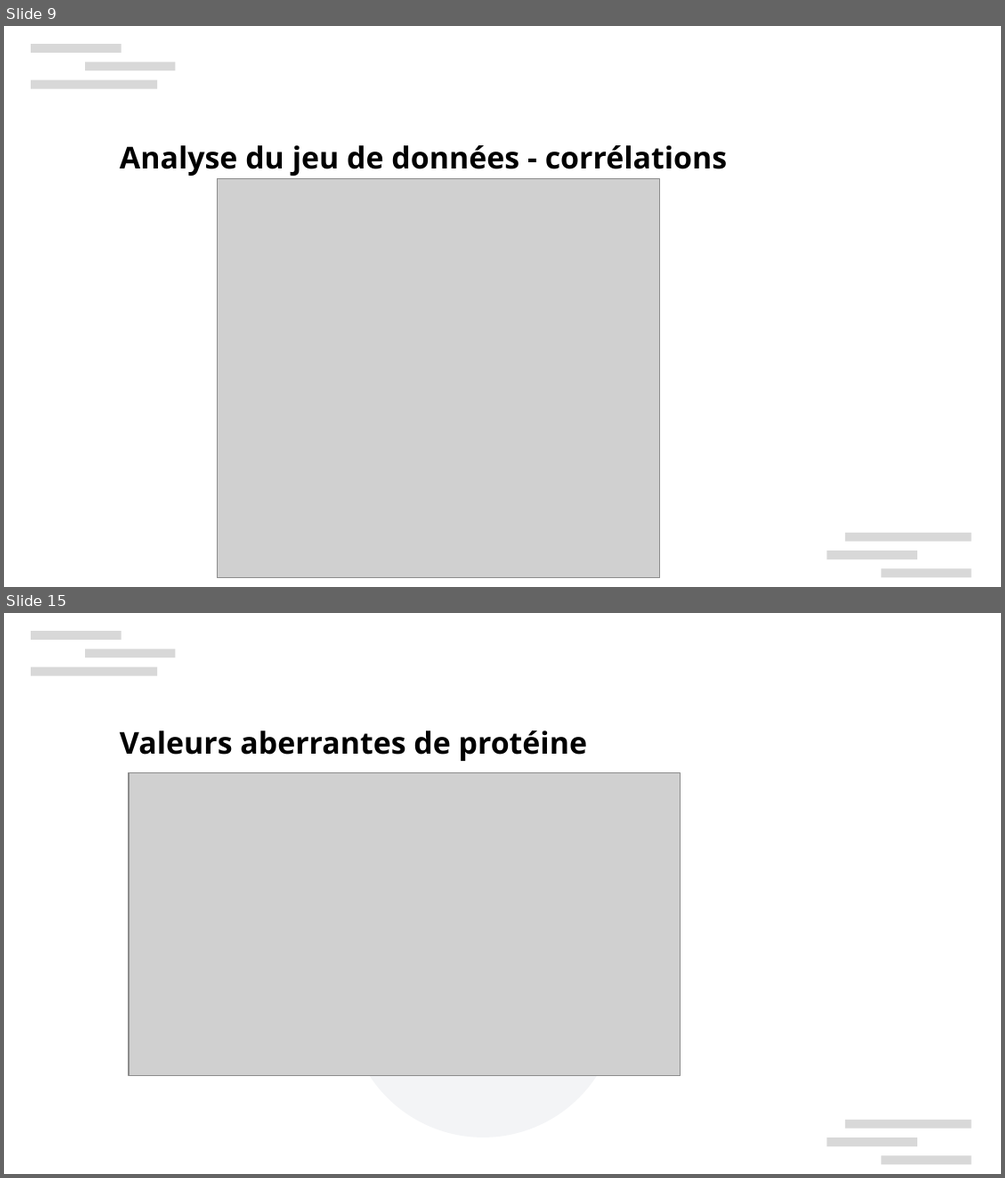
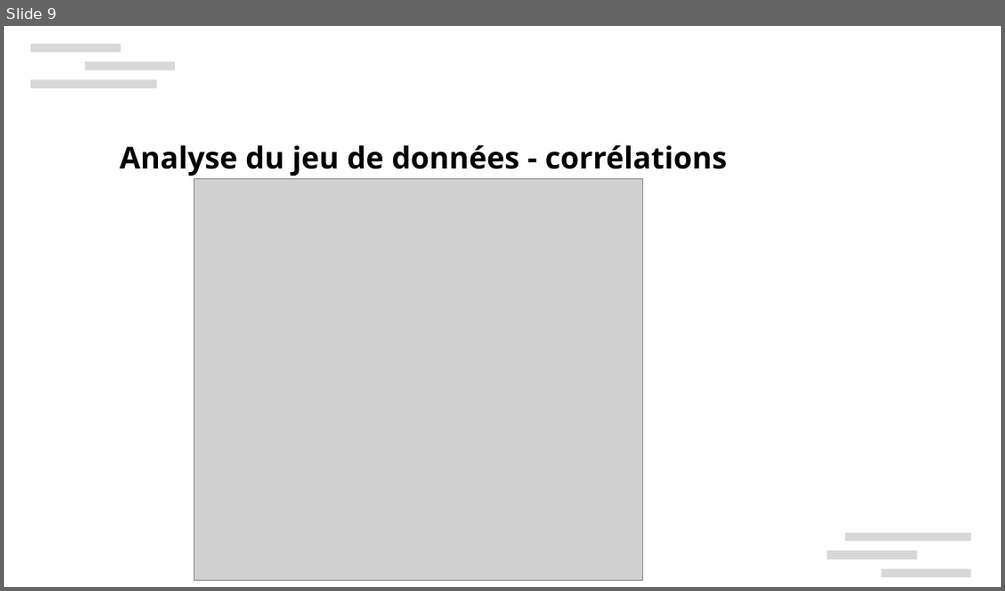
Before and after one commit to xbarrelet/ml-project-3, a slide deck: Barrelet_Xavier_3_presentation_130624.pptx. Shown one above the other, each under a label of ours: slides 9 and 15 before the commit, slide 9 after it; the slides between them are not shown. The pictures are 1005x1178 and 1005x591 pixels, drawn with LibreOffice and Linux fonts; fonts in the diff are those of the drawing; grey boxes stand for pictures; background and template pictures are left out. Boxes give left, top, right and bottom in pixels: in the first picture for what was removed or moved away, otherwise in the second. Text is boxed around its words. In the diff, an @@ line names an element or a change of style, - is before the commit and + after.

```diff
--- a/Barrelet_Xavier_3_presentation_130624.pptx
+++ b/Barrelet_Xavier_3_presentation_130624.pptx
@@ slide 15 removed at [4, 613, 1001, 1174], background #FFFFFF; not listed: 6 template elements that a slide beside it also shows @@
@@ text removed at [120, 730, 587, 761] @@
-Valeurs aberrantes de protéine
@@ picture removed at [129, 773, 680, 1075] @@
@@ ellipse removed at [348, 867, 619, 1137] @@
@@ slide 9 changed as well @@
@@ picture: place and size @@
-picture at [217, 179, 660, 578]
+picture at [194, 179, 643, 580]
```
Also in this commit, not shown: 5 other slides changed, 13 slides added, 31 other slides removed, 6 other files.
